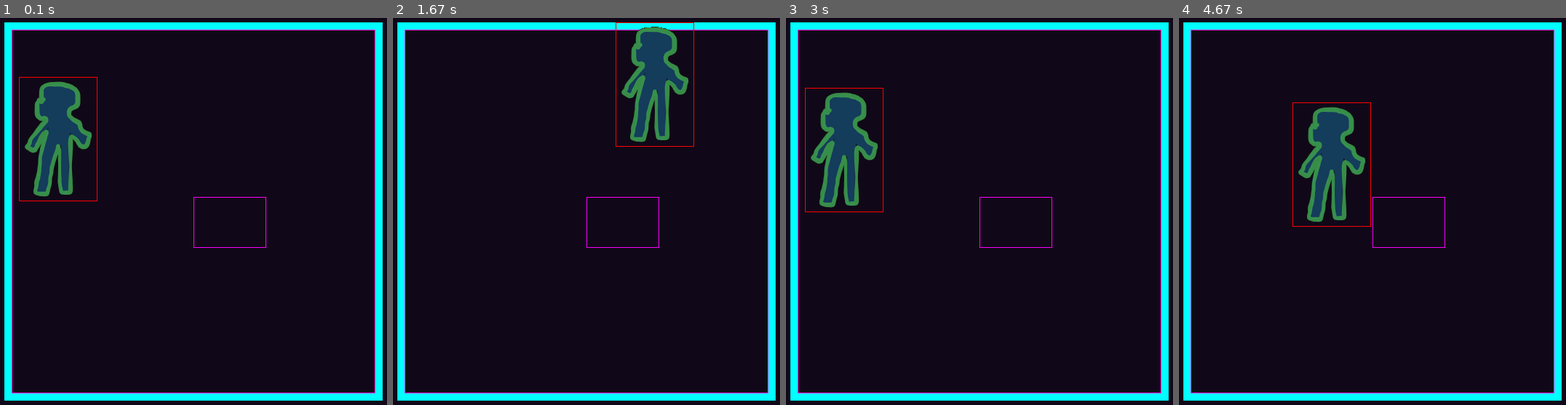
Above: before the commit, frames 1-4 (left to right).
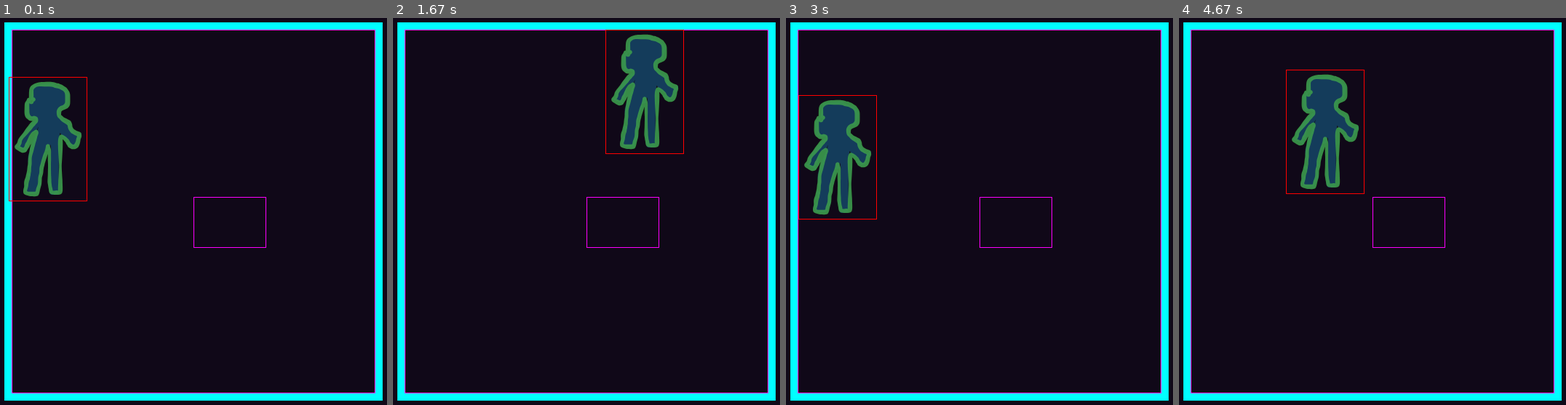
Above: after the commit, the same moments.

Repository: emmanuelvende/pygame-recipes
Game: pygame game, started from move_into_bounds.py
The game is run twice, just before and just after one commit, with the same random seed, the same clock (stepped at 60 frames per second) and the same inputs.
Inputs:
- Up to frame 1 (0.1 s): no input
- Up to frame 2 (1.67 s): hold Right 0.33-0.8 s; hold Up 0.83-1.13 s; hold Right 1.17-1.63 s
- Up to frame 3 (3 s): hold Left 1.67-2.2 s; hold Down 2.23-2.53 s; hold Left 2.57-2.97 s
- Up to frame 4 (4.67 s): hold Up 3-3.37 s; hold Right 3.4-4.03 s; hold Down 4.07-4.43 s; hold Left from 4.47 s (still down)

The runs differ from the first frame. In frame 1, 3.2% of the frame differs, in the area x 2-26%, y 15-48%; in frame 2, 3.5%; in frame 3, 3.0%; in frame 4, 3.9%, in the area x 27-50%, y 13-54%.

Commit message:
Stay into bounds and stay outside of forbidden rect

Diff:
--- a/morepygame/__init__.py
+++ b/morepygame/__init__.py
@@ -1,2 +1,2 @@
 from .arrow import draw_arrow, draw_arrow_by_angle_rad
-from .entity import Entity, Offset
+from .entity import Entity
--- a/morepygame/entity.py
+++ b/morepygame/entity.py
@@ -1,16 +1,5 @@
 import pygame
 from pygame.math import Vector2 as Vec
-
-
-class Offset:
-    def __init__(self, left=0, right=0, top=0, bottom=0):
-        self.left = left
-        self.right = right
-        self.top = top
-        self.bottom = bottom
-
-    def __str__(self):
-        return f"L: {self.left}, R: {self.right}, T: {self.top}, B: {self.bottom}"
 
 
 class Entity:
@@ -24,7 +13,8 @@
 
     @property
     def pos(self):
-        return self._pos_vec
+        return self._pos_vec.copy()  # return a copy because if returning the reference
+        # then one can change the actual vector through this reference!
 
     @pos.setter
     def pos(self, newpos):
@@ -40,7 +30,9 @@
 
     def get_rect(self):
         """
-        Return a `pygame.Rect` indicating
+        Return a `pygame.Rect` indicating where the `self.surface` is displayed.
+        If `self.surface` is `None` then a 0-width, 0-height rect positionned at the
+        entity pos is returned.
         """
         if self.surface:
             w, h = self.surface.get_width(), self.surface.get_height()
@@ -48,63 +40,6 @@
             return pygame.Rect(lefttop, (w, h))
         else:
             return pygame.Rect(self._pos_vec, (0, 0))
-
-    def stay_into(self, bounding_rect, allowed_offset=Offset()):
-        """
-        `_offset` values are the allowed offsets out of bounds.
-
-        Example: if `top_offset == 10` then the entity is allowed to enter
-        10px at the top of the bounding rect.
-
-        A negative offset value indicates a distance to stay away from
-        the corresponding bounding edge.
-
-
-        """
-        me_rect = self.get_rect()
-        my_offset = Offset()
-        my_offset.top = me_rect.top - bounding_rect.top
-        my_offset.bottom = bounding_rect.bottom - me_rect.bottom
-        my_offset.left = me_rect.left - bounding_rect.left
-        my_offset.right = bounding_rect.right - me_rect.right
-        self._shift_inside_according_to_offsets(my_offset, allowed_offset)
-
-    def _shift_inside_according_to_offsets(self, my_offset, allowed_offset):
-        dx, dy = 0, 0
-        if my_offset.top + allowed_offset.top < 0:
-            dy = abs(my_offset.top + allowed_offset.top)
-        elif my_offset.bottom + allowed_offset.bottom < 0:
-            dy = -abs(my_offset.bottom + allowed_offset.bottom)
-        if my_offset.left + allowed_offset.left < 0:
-            dx = abs(my_offset.left + allowed_offset.left)
-        elif my_offset.right + allowed_offset.right < 0:
-            dx = -abs(my_offset.right + allowed_offset.right)
-        if (dx, dy) != (0, 0):
-            self.pos += Vec(dx, dy)
-
-    def stay_out_of(self, bounding_rect, allowed_offset=Offset()):
-        me_rect = self.get_rect()
-        my_offset = Offset()
-        my_offset.top = me_rect.top - bounding_rect.bottom
-        my_offset.bottom = bounding_rect.top - me_rect.bottom
-        my_offset.left = me_rect.left - bounding_rect.right
-        my_offset.right = bounding_rect.left - me_rect.right
-        print(" " * 80, end="\r")
-        print(my_offset, end="\r")
-        # self._shift_outside_according_to_offsets(my_offset, allowed_offset)
-
-    def _shift_outside_according_to_offsets(self, my_offset, allowed_offset):
-        dx, dy = 0, 0
-        if my_offset.top + allowed_offset.top < 0:
-            dy = abs(my_offset.top + allowed_offset.top)
-        if my_offset.bottom + allowed_offset.bottom < 0:
-            dy = -abs(my_offset.top + allowed_offset.top)
-        if my_offset.left + allowed_offset.left < 0:
-            dx = abs(my_offset.left + allowed_offset.left)
-        if my_offset.right + allowed_offset.right < 0:
-            dx = -abs(my_offset.right + allowed_offset.right)
-        if (dx, dy) != (0, 0):
-            self.pos += Vec(dx, dy)
 
     def apply_image(self, img_filepath, colorkey=None):
         self.apply_surface(pygame.image.load(img_filepath), colorkey)
--- a/move_into_bounds.py
+++ b/move_into_bounds.py
@@ -5,6 +5,7 @@
 from pygame.math import Vector2 as Vec
 
 BG_COLOR = 16, 8, 24
+ALT_BG_COLOR = 92, 88, 24
 W, H = 800, 600
 COLOR_KEY = 17, 17, 17
 
@@ -23,11 +24,16 @@
 forbidden_rect = pygame.Rect((300, 280), (100, 70))
 
 running = True
+bg_color = BG_COLOR
 while running:
-    screen.fill(BG_COLOR)
+
+    oldpos = player.pos
+
+    screen.fill(bg_color)
 
     pygame.draw.rect(screen, (0, 255, 255), ground_rect, width=10)
     pygame.draw.rect(screen, (255, 0, 255), inner_rect, width=1)
+    pygame.draw.rect(screen, (255, 0, 255), forbidden_rect, width=1)
 
     for event in pygame.event.get():
         if event.type == pygame.QUIT:
@@ -40,11 +46,11 @@
     if dxdy:
         player.pos += dxdy
 
-    pygame.draw.rect(screen, (255, 0, 255), forbidden_rect, width=1)
+    if player.get_rect().colliderect(forbidden_rect):
+        player.pos = oldpos
 
-    player.stay_into(inner_rect, morepygame.Offset(-10, 0, 10, 20))
-    # player.stay_into(inner_rect)
-    player.stay_out_of(forbidden_rect)
+    if player.get_rect().clip(inner_rect) != player.get_rect():
+        player.pos = oldpos
 
     player.display_on_surface(screen)
     pygame.draw.rect(screen, (255, 0, 0), player.get_rect(), 1)
--- a/soccer.py
+++ b/soccer.py
@@ -2,6 +2,7 @@
 import morepygame
 import morepygame.keyboard
 from pygame.math import Vector2 as Vec
+import PIL.Image
 
 
 def display_collision_on_surface(surface, entity, other):
@@ -28,7 +29,8 @@
 WHITE = 242, 242, 232
 OFFSET = 50
 GROUND_COLOR = 8, 64, 16
-
+bg_img = PIL.Image.open("soccer_background_02.png").resize((W, H))
+bg_surf = pygame.image.frombytes(bg_img.tobytes(), bg_img.size, bg_img.mode)
 
 pygame.init()
 pygame.display.set_caption("soccer")
@@ -61,7 +63,6 @@
 ground_rect = ground.get_rect()
 
 OFFSETS = 4 * (-LINE_WIDTH,)
-INNER_OFFSET = morepygame.Offset(*OFFSETS)
 
 entities = ground, player, ball
 
@@ -70,7 +71,8 @@
 display_collisions = False
 dt = 0
 while running:
-    screen.fill(GROUND_COLOR)
+    # screen.fill(GROUND_COLOR)
+    screen.blit(bg_surf, (0, 0))
     for event in pygame.event.get():
         if event.type == pygame.QUIT:
             running = False
@@ -82,11 +84,15 @@
             elif event.key == pygame.K_d:
                 display_collisions = not display_collisions
 
+    old_player_pos = player.pos
     dxdy = morepygame.keyboard.get_moving_amount()
     if dxdy:
         player.pos += dxdy
 
-    player.stay_into(ground_rect, INNER_OFFSET)
+    # player.stay_into(ground_rect, INNER_OFFSET)
+    player_rect = player.get_rect()
+    if player_rect.clip(ground_rect) != player_rect:
+        player.pos = old_player_pos
 
     for entity in entities:
         entity.display_on_surface(screen)
@@ -99,11 +105,13 @@
     manage_bouncing(ball, ground)
     manage_bouncing(ball, player)
 
-    ball.stay_into(ground_rect, INNER_OFFSET)
-
     pygame.display.flip()
 
     dt = clock.tick(60)
 
     if not paused:
+        old_ball_pos = ball.pos
         ball.move(dt)
+        ball_rect = ball.get_rect()
+        if ball_rect.clip(ground_rect) != ball_rect:
+            ball.pos = old_ball_pos
Binary file added: soccer_background_02.png
